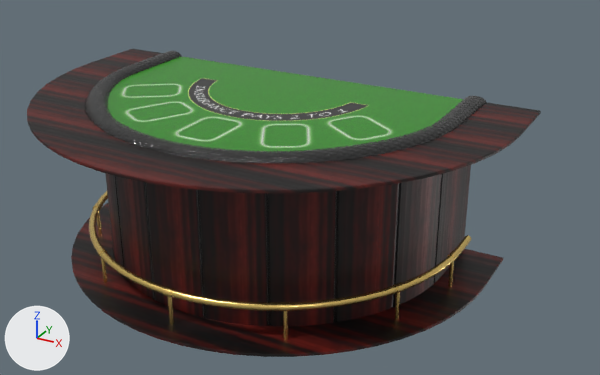
Renders of the glTF model Blackjack/public/blackjack_table/blackjack_table.gltf from each side of a commit.
Before and after are seen from a 50 mm camera at (2.16, -4.48, 2.19) aimed at (0.1, -0.74, 0.32). The lights are fixed; the arrows at lower left show +X, +Y and +Z. The picture after the commit comes second. Where no turn or scale is listed for an object, it has been applied to the vertices. Vertices at exactly the same position are counted once.

The first picture shows 'Line003_01 - Default_0', 'Line004_01 - Default_0', 'Line005_01 - Default_0', 'Line007_01 - Default_0', 'Line008_01 - Default_0', 'Line009_01 - Default_0', 'Rectangle001_01 - Default_0', 'Rectangle004_01 - Default_0', 'Rectangle005_01 - Default_0', 'Rectangle006_01 - Default_0', 'Shape001_01 - Default_0', 'Shape002_01 - Default_0'.
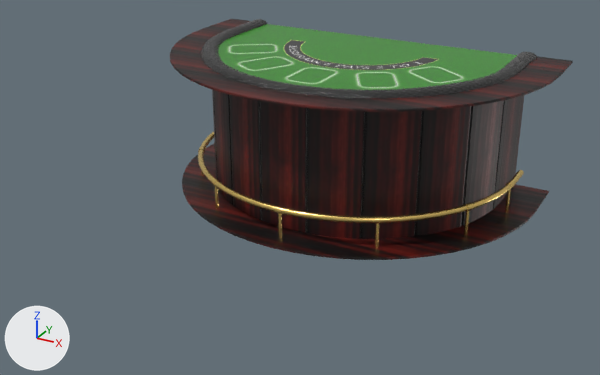
Where the change shows, as pixel boxes [x1, y1, x2, y2] in the pictures (600 x 375 px):
'Shape001_01 - Default_0', moved
    before: [105, 165, 471, 326]
    after: [212, 90, 524, 239]
'Rectangle005_01 - Default_0', moved
    before: [108, 56, 463, 151]
    after: [218, 24, 517, 90]
'Rectangle001_01 - Default_0', moved, rescaled (22% narrower, 35% shorter)
    before: [27, 49, 541, 193]
    after: [170, 19, 573, 112]
'Rectangle006_01 - Default_0', moved
    before: [71, 203, 503, 357]
    after: [182, 143, 549, 260]
'Rectangle004_01 - Default_0', moved
    before: [85, 51, 486, 163]
    after: [200, 19, 537, 99]
'Shape002_01 - Default_0', moved
    before: [89, 191, 471, 311]
    after: [198, 131, 524, 223]
'Line009_01 - Default_0', moved
    before: [280, 302, 290, 340]
    after: [374, 216, 382, 248]
'Line003_01 - Default_0', moved
    before: [163, 286, 174, 324]
    after: [275, 205, 283, 238]
'Line008_01 - Default_0', moved
    before: [392, 282, 405, 320]
    after: [464, 202, 474, 235]
'Line007_01 - Default_0', moved
    before: [447, 251, 458, 287]
    after: [505, 181, 514, 212]
'Line004_01 - Default_0', moved
    before: [97, 247, 107, 283]
    after: [211, 178, 220, 209]
'Line005_01 - Default_0', moved
    before: [92, 203, 102, 236]
    after: [198, 147, 205, 175]

The change in detail:
me_rectangle001_01___default_0 is used by ob_rectangle001_01___default_0; location (0.0, 0.0, 0.859).
me_rectangle001_01___default_0 had 350 vertices, 694 faces and spanned x -1.3..1.3, y -2.08..-0.42, z 0.0..0.01.
me_rectangle001_01___default_0 now has 350 vertices, 694 faces and spans x -1.23..1.23, y -1.97..-0.4, z 0.0..0.01.
me_rectangle001_01___default_0 part 1: the whole mesh is scaled about the mesh origin by 0.947.
Object 'Rectangle001_01 - Default_0' (ob_rectangle001_01___default_0) moves from (0.0, 0.0, 0.859) to (0.0, 1.029, 0.859).
Object 'Rectangle004_01 - Default_0' (ob_rectangle004_01___default_0) moves from (0.0, 0.0, 0.867) to (0.0, 1.029, 0.867).
Object 'Rectangle005_01 - Default_0' (ob_rectangle005_01___default_0) moves from (0.0, 0.0, 0.86) to (0.0, 1.029, 0.86).
Object 'Rectangle006_01 - Default_0' (ob_rectangle006_01___default_0) moves from (0.0, -0.424, 0.0) to (0.0, 0.605, 0.0).
Object 'Shape001_01 - Default_0' (ob_shape001_01___default_0) moves from (0.0, -0.424, 0.514) to (0.0, 0.605, 0.514).
Object 'Shape002_01 - Default_0' (ob_shape002_01___default_0) moves from (0.0, -0.424, 0.171) to (0.0, 0.605, 0.171).
Object 'Line003_01 - Default_0' (ob_line003_01___default_0) moves from (0.0, -1.825, 0.11) to (0.0, -0.796, 0.11).
Object 'Line004_01 - Default_0' (ob_line004_01___default_0) moves from (-0.537, -1.674, 0.11) to (-0.537, -0.645, 0.11).
Object 'Line005_01 - Default_0' (ob_line005_01___default_0) moves from (-0.922, -1.276, 0.11) to (-0.922, -0.246, 0.11).
Object 'Line007_01 - Default_0' (ob_line007_01___default_0) moves from (1.042, -0.858, 0.11) to (1.042, 0.172, 0.11).
Object 'Line008_01 - Default_0' (ob_line008_01___default_0) moves from (0.921, -1.276, 0.11) to (0.921, -0.246, 0.11).
Object 'Line009_01 - Default_0' (ob_line009_01___default_0) moves from (0.537, -1.674, 0.11) to (0.537, -0.645, 0.11).
